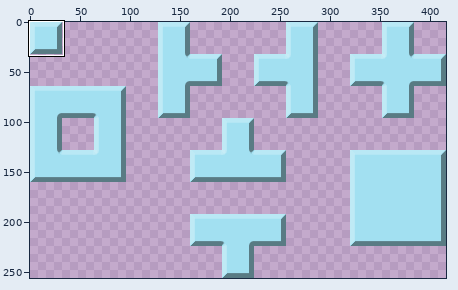
File history of a sprite sheet, Assets/StreamingAssets/Images/Furniture/Wall.png. Above, an overview of the earlier version with the close-up marked.
Close-up. The starting point:
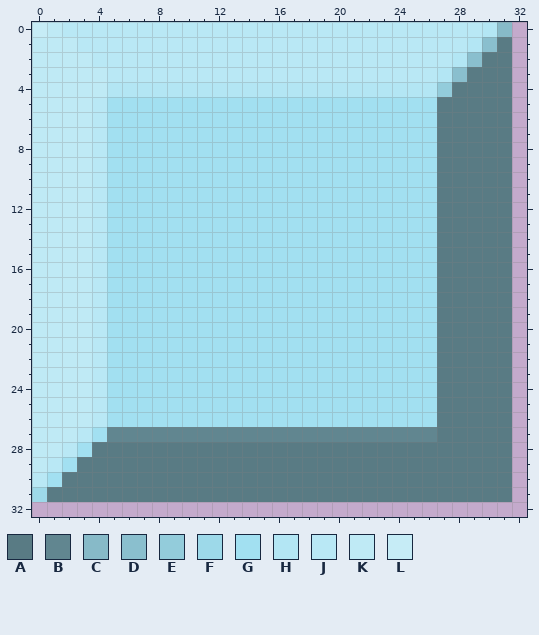
The file is 416x256 pixels. Colours within 5 levels of each other are drawn and written as one. Shown: x 0..32, y 0..32. The commit also changed other parts of the picture, which this record leaves out.
Palette (. is transparent): A #597b84  B #618690  C #87bac8  D #8abfce  E #93ccdb  F #9dd9e9  G #a2e0f1  H #b3e6f4  J #b9e8f5  K #bfeaf5  L #c6ecf6
The result:
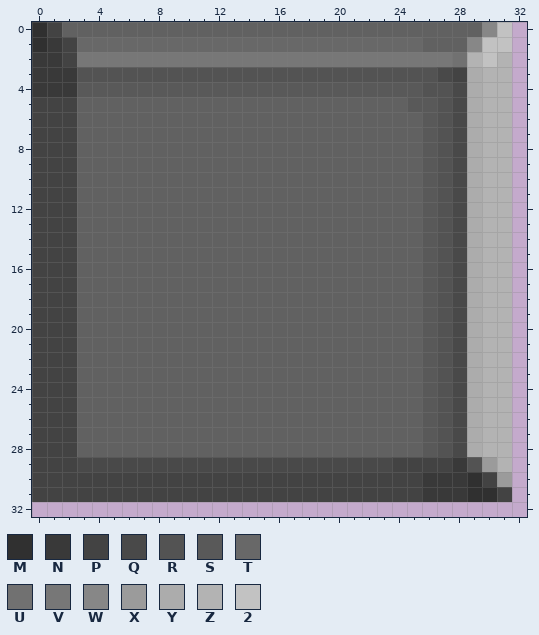
Colours new in this view: M #303030  N #393939  P #434343  Q #494949  R #535353  S #595959  T #686868  U #717171  V #777777  W #878787  X #9b9b9b  Y #acacac  Z #b3b3b3  2 #c2c2c2
From old to new:
@@ palette @@
-G #a2e0f1
+G #616161
@@ x 0..32 @@
- 0 LKJJJJJJJJJJJJJJJJJJJJJJJJJJJJHC.
- 1 KKKJJJJJJJJJJJJJJJJJJJJJJJJJJHDA.
- 2 KKKKJJJJJJJJJJJJJJJJJJJJJJJJHDAA.
- 3 KKKKKJJJJJJJJJJJJJJJJJJJJJJHDAAA.
- 4 KKKKKHHHHHHHHHHHHHHHHHHHHHHEAAAA.
- 5 KKKKJGGGGGGGGGGGGGGGGGGGGGGAAAAA.
- 6 KKKKJGGGGGGGGGGGGGGGGGGGGGGAAAAA.
- 7 KKKKJGGGGGGGGGGGGGGGGGGGGGGAAAAA.
- 8 KKKKJGGGGGGGGGGGGGGGGGGGGGGAAAAA.
- 9 KKKKJGGGGGGGGGGGGGGGGGGGGGGAAAAA.
-10 KKKKJGGGGGGGGGGGGGGGGGGGGGGAAAAA.
-11 KKKKJGGGGGGGGGGGGGGGGGGGGGGAAAAA.
-12 KKKKJGGGGGGGGGGGGGGGGGGGGGGAAAAA.
-13 KKKKJGGGGGGGGGGGGGGGGGGGGGGAAAAA.
-14 KKKKJGGGGGGGGGGGGGGGGGGGGGGAAAAA.
-15 KKKKJGGGGGGGGGGGGGGGGGGGGGGAAAAA.
-16 KKKKJGGGGGGGGGGGGGGGGGGGGGGAAAAA.
-17 KKKKJGGGGGGGGGGGGGGGGGGGGGGAAAAA.
-18 KKKKJGGGGGGGGGGGGGGGGGGGGGGAAAAA.
-19 KKKKJGGGGGGGGGGGGGGGGGGGGGGAAAAA.
-20 KKKKJGGGGGGGGGGGGGGGGGGGGGGAAAAA.
-21 KKKKJGGGGGGGGGGGGGGGGGGGGGGAAAAA.
-22 KKKKJGGGGGGGGGGGGGGGGGGGGGGAAAAA.
-23 KKKKJGGGGGGGGGGGGGGGGGGGGGGAAAAA.
-24 KKKKJGGGGGGGGGGGGGGGGGGGGGGAAAAA.
-25 KKKKJGGGGGGGGGGGGGGGGGGGGGGAAAAA.
-26 KKKKJGGGGGGGGGGGGGGGGGGGGGGAAAAA.
-27 KKKJGBBBBBBBBBBBBBBBBBBBBBBAAAAA.
-28 KKJGAAAAAAAAAAAAAAAAAAAAAAAAAAAA.
-29 KJGAAAAAAAAAAAAAAAAAAAAAAAAAAAAA.
-30 JGAAAAAAAAAAAAAAAAAAAAAAAAAAAAAA.
-31 FAAAAAAAAAAAAAAAAAAAAAAAAAAAAAAA.
+ 0 MPGGGGGGGGGGGGGGGGGGGGGGGGGGGGW2.
+ 1 MNPTTTTTTTTTTTTTTTTTTTTTTTGGGW22.
+ 2 NNPVVVVVVVVVVVVVVVVVVVVVVVVVUZ2Z.
+ 3 NNNRRRRRRRRRRRRRRRRRRRRRRRRQPYZZ.
+ 4 NNNSSSSSSSSSSSSSSSSSSSSSSSRRQYZZ.
+ 5 PPPGGGGGGGGGGGGGGGGGGGGGGSSRQYZZ.
+ 6 PPPGGGGGGGGGGGGGGGGGGGGGGGSRQYZZ.
+ 7 PPPGGGGGGGGGGGGGGGGGGGGGGGSRQYZZ.
+ 8 PPPGGGGGGGGGGGGGGGGGGGGGGGSRQYZZ.
+ 9 PPPGGGGGGGGGGGGGGGGGGGGGGGSRQYZZ.
+10 PPPGGGGGGGGGGGGGGGGGGGGGGGSRQYZZ.
+11 PPPGGGGGGGGGGGGGGGGGGGGGGGSRQYZZ.
+12 PPPGGGGGGGGGGGGGGGGGGGGGGGSRQYZZ.
+13 PPPGGGGGGGGGGGGGGGGGGGGGGGSRQYZZ.
+14 PPPGGGGGGGGGGGGGGGGGGGGGGGSRQYZZ.
+15 PPPGGGGGGGGGGGGGGGGGGGGGGGSRQYZZ.
+16 PPPGGGGGGGGGGGGGGGGGGGGGGGSRQYZZ.
+17 PPPGGGGGGGGGGGGGGGGGGGGGGGSRQYZZ.
+18 PPPGGGGGGGGGGGGGGGGGGGGGGGSRQYZZ.
+19 PPPGGGGGGGGGGGGGGGGGGGGGGGSRQYZZ.
+20 PPPGGGGGGGGGGGGGGGGGGGGGGGSRQYZZ.
+21 PPPGGGGGGGGGGGGGGGGGGGGGGGSRQYZZ.
+22 PPPGGGGGGGGGGGGGGGGGGGGGGGSRQYZZ.
+23 PPPGGGGGGGGGGGGGGGGGGGGGGGSRQYZZ.
+24 PPPGGGGGGGGGGGGGGGGGGGGGGGSRQYZZ.
+25 PPPGGGGGGGGGGGGGGGGGGGGGGGSRQYZZ.
+26 PPPGGGGGGGGGGGGGGGGGGGGGGGSRQYZZ.
+27 PPPGGGGGGGGGGGGGGGGGGGGGGGSRQYZZ.
+28 PPPGGGGGGGGGGGGGGGGGGGGGGGSRQYZZ.
+29 PPPQQQQQQQQQQQQQQQQQQQQQPPPPNRXZ.
+30 PPPPPPPPPPPPPPPPPPPPPPPPPPNNNMPX.
+31 PPPPPPPPPPPPPPPPPPPPPPPPPPNNNMMP.
 32 .................................
